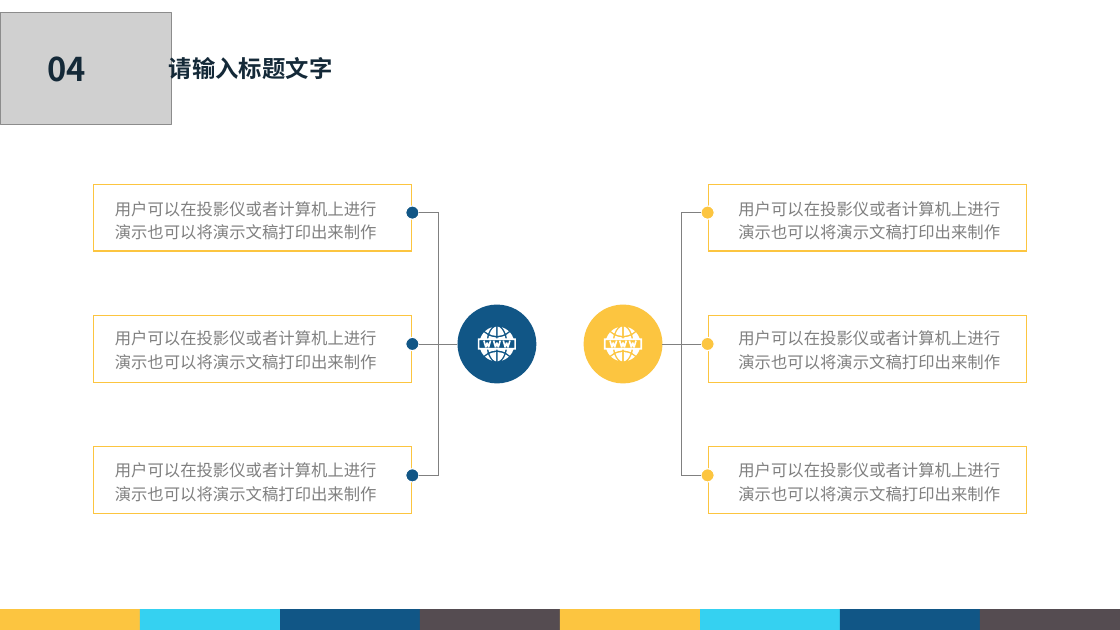
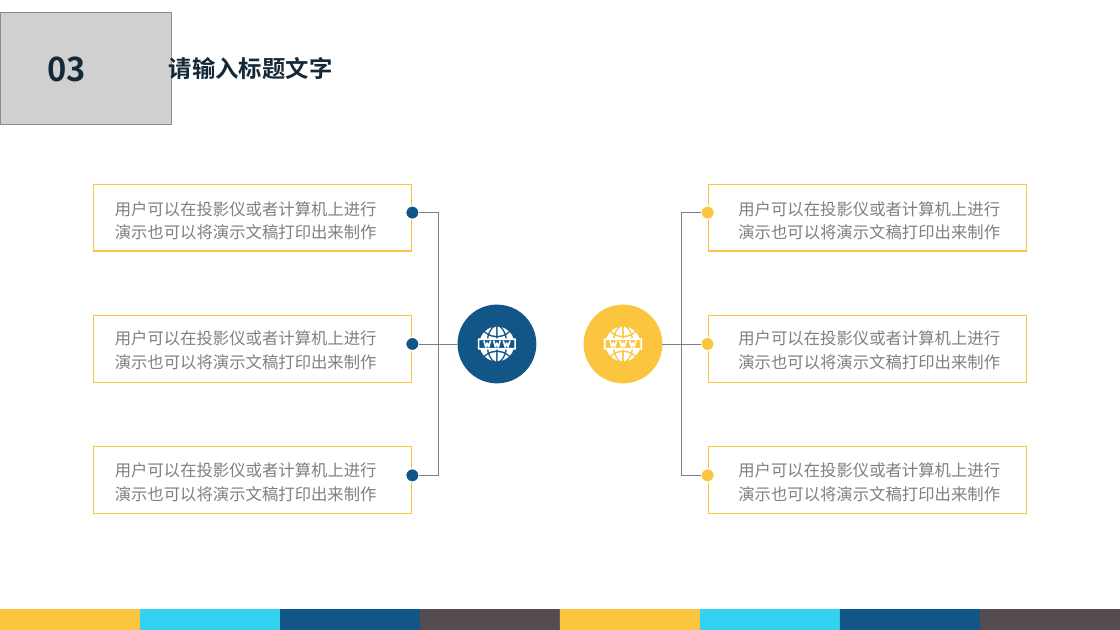
Before and after one commit to Cbh777/win_prj, a slide deck: slide 24 of FullhanWorkFile/转正答辩.pptx (slide 18 before the commit). Drawn at 1120x630 pixels with LibreOffice and Linux fonts; fonts in the diff are those of the drawing; grey boxes stand for pictures; background and template pictures are left out. Boxes give left, top, right and bottom in pixels: in the first picture for what was removed or moved away, otherwise in the second. Text is boxed around its words. In the diff, an @@ line names an element or a change of style, - is before the commit and + after.

```diff
--- a/FullhanWorkFile/转正答辩.pptx
+++ b/FullhanWorkFile/转正答辩.pptx
@@ text at box(47, 56, 85, 82): text changed @@
-04
+03
```
Also in this commit, not shown: 8 other slides changed, 9 slides added, 4 slides removed.
